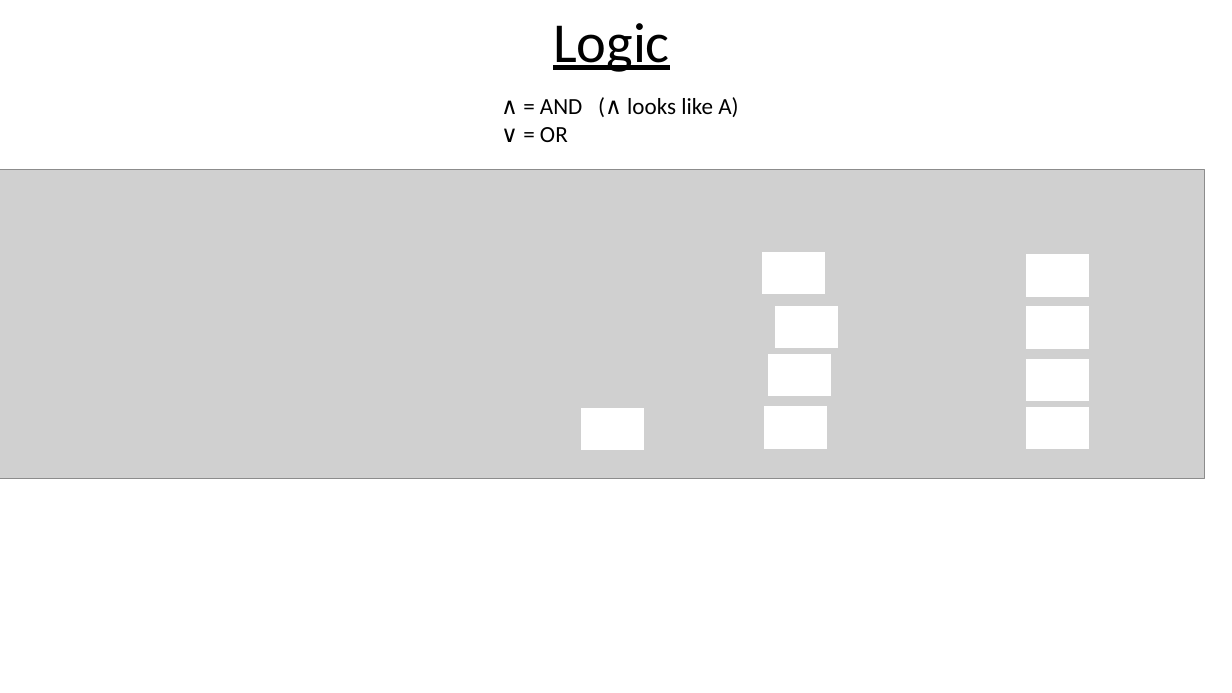
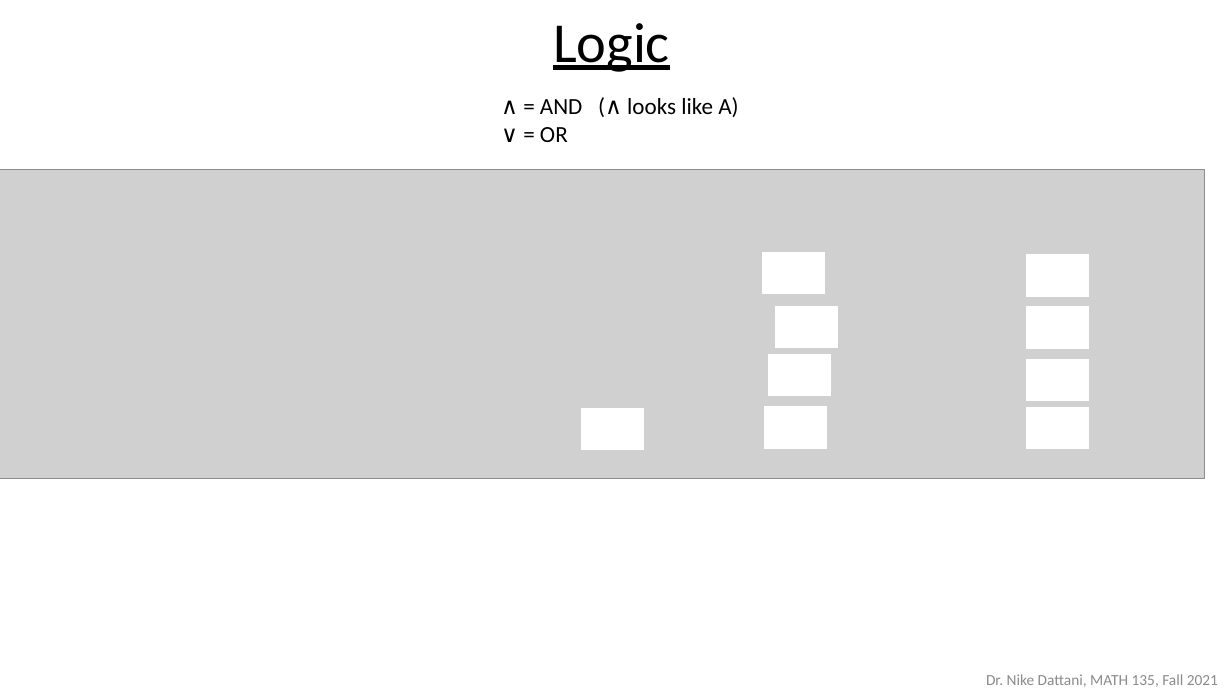
Before and after one commit to ndattani/Lecture_Notes, a slide deck: slide 23 of University_of_Waterloo/Fall_2021/MATH135/UW_Fall2021_MATH135_Lecture4.pptx. Drawn at 1232x693 pixels with LibreOffice and Linux fonts; fonts in the diff are those of the drawing; grey boxes stand for pictures. Boxes give left, top, right and bottom in pixels: in the first picture for what was removed or moved away, otherwise in the second. Text is boxed around its words. In the diff, an @@ line names an element or a change of style, - is before the commit and + after.

```diff
--- a/University_of_Waterloo/Fall_2021/MATH135/UW_Fall2021_MATH135_Lecture4.pptx
+++ b/University_of_Waterloo/Fall_2021/MATH135/UW_Fall2021_MATH135_Lecture4.pptx
@@ text added at [986,674,1218,687], 12 pt, text #8C8C8C @@
+Dr. Nike Dattani, MATH 135, Fall 2021
```
Also in this commit, not shown: 29 other slides changed, 4 slides added, 16 slides removed, 1 other file.
